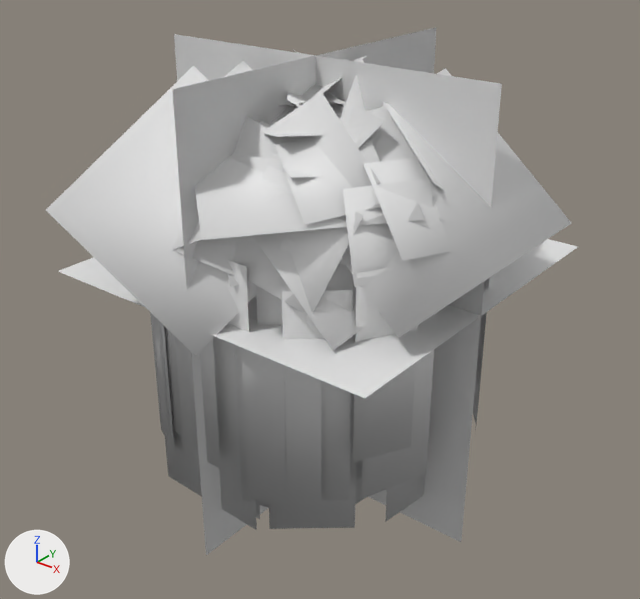
The glTF model data/models/board/vegetation/willow.glb, before and after one commit.
One viewpoint serves both versions: a 50 mm lens placed at (33.5, -41.5, 39.9), pointed at (0.8, -0.6, 14.5). The lights are fixed; the arrows at lower left show +X, +Y and +Z. The first picture is the older version. Materials are left out; every surface is plain grey. Where no turn or scale is listed for an object, it has been applied to the vertices. Vertices at exactly the same position are counted once.

In view in the first picture: 'willow-lod0.001', 'willow-lod1.001', 'willow-lod2.001', 'willow-lod3.001'.
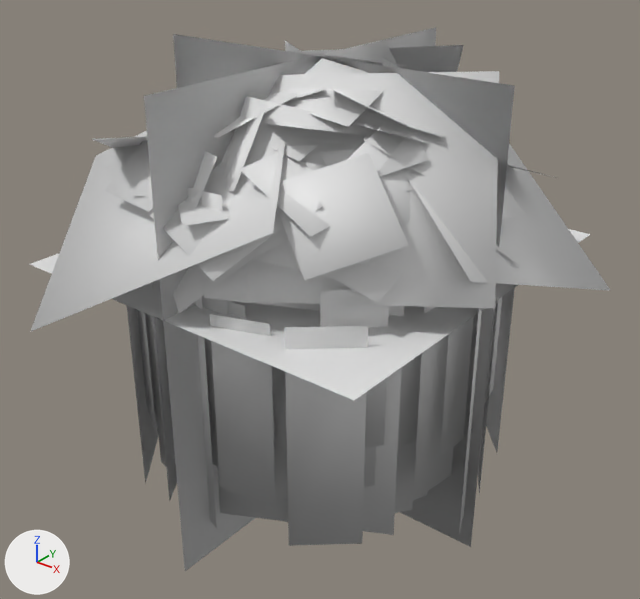
Location of each change, (x1, y1, x2, y2) in pixels of the pictures (640 x 599 px):
'willow-lod0.001', reshaped: before (150, 55, 489, 508); after (105, 55, 527, 546)
'willow-lod2.001', reshaped (10% wider): before (46, 50, 571, 530); after (30, 45, 610, 535)
'willow-lod3.001', reshaped (8% wider): before (58, 27, 578, 555); after (30, 27, 590, 571)
'willow-lod1.001', reshaped: before (229, 59, 436, 529); after (105, 41, 525, 528)
part 2 of me_willow_lod1, rebuilt (not visible before): after (325, 262, 403, 303)
part 3 of me_willow_lod1, rebuilt (not visible before): after (285, 41, 305, 54)
part 4 of me_willow_lod1, rebuilt (not visible before): after (204, 263, 320, 311)
part 5 of me_willow_lod1, rebuilt (not visible afterwards): before (287, 92, 307, 107)
part 6 of me_willow_lod1, deleted: before (235, 59, 436, 529)
part 7 of me_willow_lod1, built on (mostly hidden): before (229, 155, 424, 522); after (105, 96, 525, 528)

Edits to the bpy script that builds the scene:
```text
Change me_willow_lod0:
    remove me_willow_lod0.from_pydata(...)  # 895 vertices, 666 faces; spans x -12.1..12.2, y -11.4..13.3, z 0.0..30.0
    add me_willow_lod0.from_pydata(...)  # 895 vertices, 666 faces; spans x -12.2..12.9, y -13.2..13.3, z 0.0..30.0
    me_willow_lod0 part 1: 660 of 895 vertices moved; they spanned x -12.1..12.2, y -11.4..13.3, z 2.5..30.0 and now span x -12.2..12.9, y -13.2..13.3, z 2.6..30.0; mean shift (0.1, 0.6, 1.3); largest move (-2.1, -10.7, 7.0) -> (0.3, 13.3, 12.0)
    other edits to the shape of me_willow_lod0 do not show in these pictures
Change me_willow_lod1:
    remove me_willow_lod1.from_pydata(...)  # 281 vertices, 190 faces; spans x -13.8..11.5, y -11.0..10.7, z 0.0..30.0
    add me_willow_lod1.from_pydata(...)  # 284 vertices, 184 faces; spans x -15.0..14.4, y -13.2..12.7, z 0.0..30.0
    me_willow_lod1 part 2: the loose piece of 4 vertices spanning x 0.3..9.8, y -7.4..2.5, z 19.7..24.6 is rebuilt with 4 vertices and now spans x 2.7..10.5, y -9.0..-0.5, z 20.1..24.8
    me_willow_lod1 part 3: the loose piece of 4 vertices spanning x -7.2..2.0, y 3.6..10.7, z 20.6..27.2 is rebuilt with 4 vertices and now spans x -8.8..3.5, y 2.8..9.0, z 19.2..30.0
    me_willow_lod1 part 4: the loose piece of 4 vertices spanning x -2.2..7.1, y -9.8..-0.1, z 18.0..25.0 is rebuilt with 4 vertices and now spans x -0.2..6.5, y -12.6..-3.0, z 17.7..25.4
    me_willow_lod1 part 5: the loose piece of 4 vertices spanning x -3.3..6.5, y -4.3..5.5, z 24.0..28.4 is rebuilt with 4 vertices and now spans x -3.7..5.8, y -3.9..5.8, z 25.3..27.4
    me_willow_lod1 part 6: 33 loose pieces with 132 vertices, spanning x -13.8..11.5, y -10.5..9.0, z 2.3..30.0, are deleted
    me_willow_lod1 part 7: 1 vertex moved within x 0.5, y -1.5, z 0.0; 67 vertices removed from x -11.5..9.3, y -10.0..8.0, z 0.0..27.7; 202 vertices added at x -15.0..14.4, y -13.2..12.7, z 0.0..29.2
    other edits to the shape of me_willow_lod1 do not show in these pictures
Change me_willow_lod2:
    remove me_willow_lod2.from_pydata(...)  # 91 vertices, 58 faces; spans x -12.0..16.0, y -15.0..15.3, z 0.0..30.0
    add me_willow_lod2.from_pydata(...)  # 91 vertices, 58 faces; spans x -16.6..16.5, y -17.6..15.6, z 0.0..30.0
    me_willow_lod2 part 8: 73 of 91 vertices moved; they spanned x -12.0..16.0, y -15.0..15.3, z 2.5..30.0 and now span x -16.6..16.5, y -17.6..15.6, z 2.5..30.0; mean shift (0.1, 0.6, -0.1); largest move (-7.3, 15.3, 20.0) -> (-6.1, -17.6, 16.9)
    other edits to the shape of me_willow_lod2 do not show in these pictures
Change me_willow_lod3:
    remove me_willow_lod3.from_pydata(...)  # 12 vertices, 6 faces; spans x -12.1..12.2, y -11.4..13.3, z 0.0..30.0
    add me_willow_lod3.from_pydata(...)  # 12 vertices, 6 faces; spans x -12.2..12.9, y -13.2..13.3, z 0.0..30.0
    me_willow_lod3 part 9
    me_willow_lod3.vertices[0].co: (-12.1, 0.0, 0.0) -> (-12.2, 0.0, 0.0)
    me_willow_lod3.vertices[1].co: (12.2, 0.0, 0.0) -> (12.9, 0.0, 0.0)  # pixel (461, 542) -> pixel (470, 547)
    me_willow_lod3.vertices[2].co: (12.2, 0.0, 30.0) -> (12.9, 0.0, 30.0)  # pixel (501, 83) -> pixel (514, 85)
    me_willow_lod3.vertices[3].co: (-12.1, 0.0, 30.0) -> (-12.2, 0.0, 30.0)  # pixel (174, 34) -> pixel (173, 33)
    me_willow_lod3.vertices[4].co: (0.0, -11.4, 0.0) -> (0.0, -13.2, 0.0)  # pixel (206, 555) -> pixel (184, 571)
    me_willow_lod3.vertices[7].co: (0.0, -11.4, 30.0) -> (0.0, -13.2, 30.0)  # pixel (172, 89) -> pixel (143, 95)
    me_willow_lod3.vertices[8].co: (-12.1, -11.4, 16.7) -> (-12.2, -13.2, 17.8)  # pixel (57, 271) -> pixel (29, 264)
    me_willow_lod3.vertices[9].co: (12.2, -11.4, 16.7) -> (12.9, -13.2, 17.8)  # pixel (364, 398) -> pixel (354, 400)
    me_willow_lod3.vertices[10].co: (12.2, 13.3, 16.7) -> (12.9, 13.3, 17.8)  # pixel (578, 246) -> pixel (590, 234)
    me_willow_lod3.vertices[11].co: (-12.1, 13.3, 16.7) -> (-12.2, 13.3, 17.8)
```
